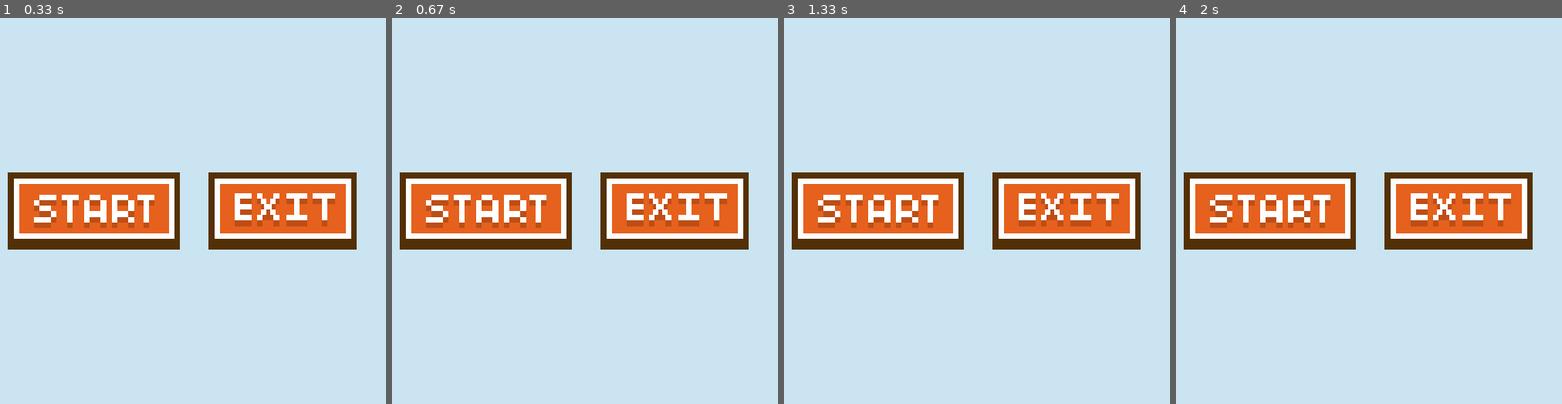
Above: before the commit, frames 1-4 (left to right).
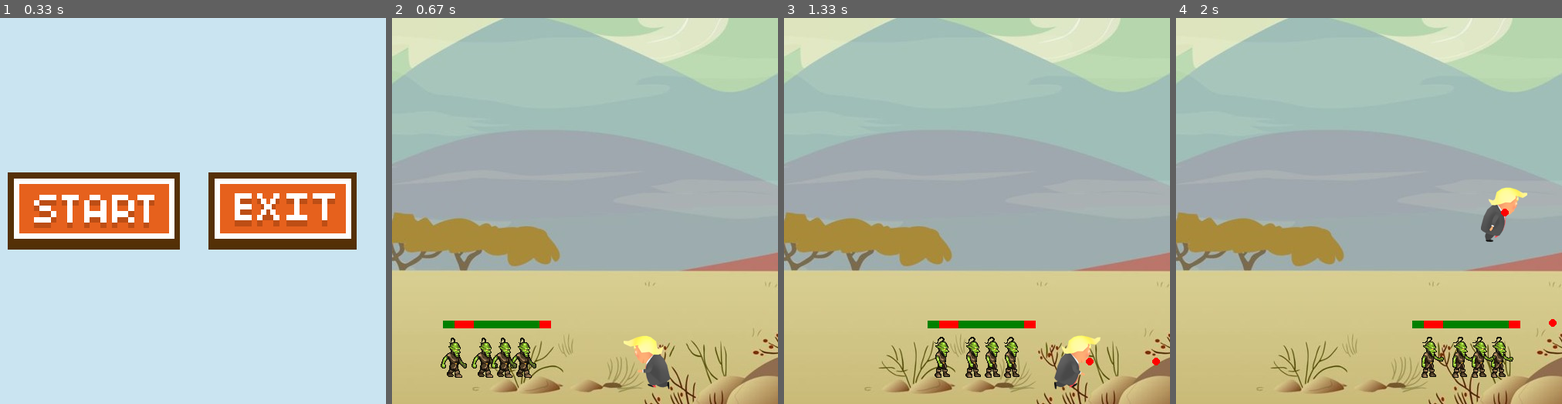
Above: after the commit, the same moments.

Repository: jekolsh/First_PyGame
Game: pygame game, started from game.py
Two runs of this game, one before a commit and one after it. Both use one fixed random seed, a clock stepped at 60 frames per second and the inputs below.
Inputs (mouse positions are in pixels of both pictures, inside the frame that each line leads up to):
- Up to frame 1 (0.33 s): no input
- Up to frame 2 (0.67 s): click (484, 211) at 0.38 s
- Up to frame 3 (1.33 s): tap Space at 0.67, 1.07 s; hold Right from 1 s (still down)
- Up to frame 4 (2 s): tap Space at 1.37, 1.57, 1.9 s; release Right at 1.47 s; hold Up 1.5-1.8 s; hold Right from 1.83 s (still down)

Frame 1 is identical in both runs. In frame 2, 100% of the frame differs, in the area x 0-100%, y 0-100%; in frame 3, 100%; in frame 4, 100%.

Commit message:
Fixed Menu with buttons and drawing window

Diff:
--- a/game.py
+++ b/game.py
@@ -1,3 +1,4 @@
+from re import T
 import pygame
 import random
 import button
@@ -189,8 +190,6 @@
 
 def drawWindow():
     win.blit(bg, (0, 0))
-    text = font.render('Score: ' + str(score), 1, (0,0,0))
-    win.blit(text, (390, 10))
     man.draw(win)
     goblin.draw(win)
     goblin2.draw(win)
@@ -202,6 +201,10 @@
 
     #pygame.display.update()
 
+def drawWindow2():
+    win.blit(bg, (0, 0))
+    text = font.render('Score: ' + str(score), 1, (0,0,0))
+    win.blit(text, (390, 10))
 
 font = pygame.font.SysFont('comicsans', 15, True)
 man = player(300, 410, 60, 71)
@@ -215,43 +218,43 @@
 
 #main loop
 run = True
-# while run:
-#     #drawWindow()
-
-#     # win.fill((202, 228, 241))
-#     # start_button.draw(win)
-#     # exit_button.draw(win)
-
-
-
-
-#     for event in pygame.event.get():
-#         if event.type == pygame.QUIT:
-#             run = False
-#     pygame.display.update()
-
-
-while run:
-    #drawWindow()
+
+run2 = True
+while run2:
 
     win.fill((202, 228, 241))
+
 
     if start_button.draw(win) == True:
         print('START')
+        run2 = False
+        drawWindow()
+
+
+
 
     if exit_button.draw(win) == True:
-        run = False
-        #print('EXIT')
-
-
-
+        run2 = False
+        pygame.quit()
+        print('EXIT')
+
+    for event in pygame.event.get():
+        if event.type == pygame.QUIT:
+            run2 = False
+    pygame.display.update()
+
+
+    clock.tick(30)
+
+while run:
+
+    win.fill((202, 228, 241))
+    drawWindow()
 
     for event in pygame.event.get():
         if event.type == pygame.QUIT:
             run = False
     pygame.display.update()
-
-
 
 
 
